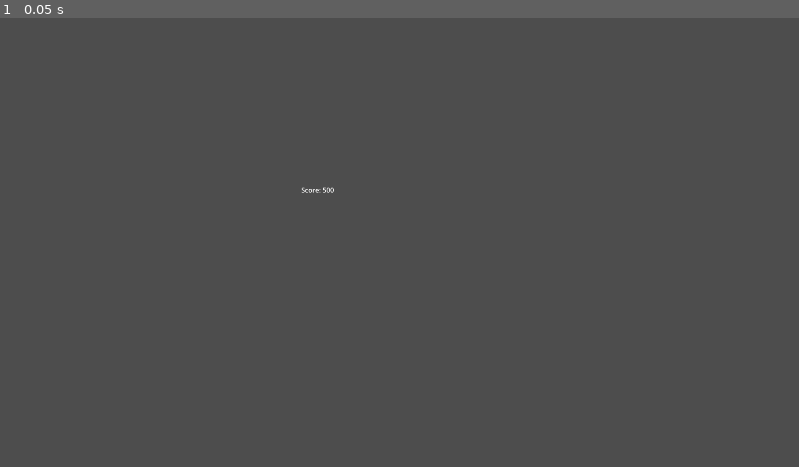
Above: before the commit, frame 1.
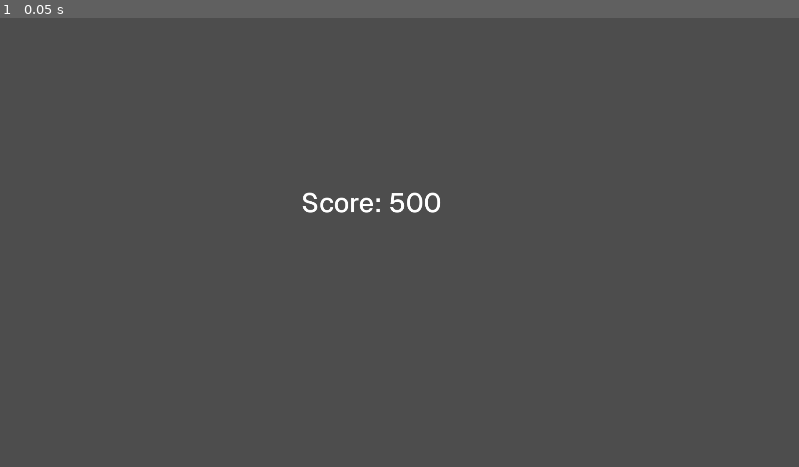
Above: after the commit, the same moment.

Repository: Dexterminator/legend-trade-event-app
Game: Godot game, scene res://scenes/score_overlay/score_overlay.tscn
Two runs of this game, one before a commit and one after it. Both use one fixed random seed, a clock stepped at 60 frames per second and the inputs below. This scene is started directly instead of the project's main scene.
Inputs:
- Up to frame 1 (0.05 s): no input

The runs differ from the first frame. In frame 1, 0.3% of the frame differs, in the area x 37-56%, y 37-44%.

Commit message:
Add mock broadcast and improve build

Diff:
--- /dev/null
+++ b/client/assets/theme.tres
@@ -0,0 +1,7 @@
+[gd_resource type="Theme" format=3 uid="uid://mdn7ofcnq8dn"]
+
+[ext_resource type="FontFile" uid="uid://dpiudhqygu672" path="res://assets/Geist/static/Geist-Medium.ttf" id="1_5x3i2"]
+
+[resource]
+default_font = ExtResource("1_5x3i2")
+default_font_size = 64
--- /dev/null
+++ b/client/icon.svg
@@ -0,0 +1 @@
+<svg height="128" width="128" xmlns="http://www.w3.org/2000/svg"><rect x="2" y="2" width="124" height="124" rx="14" fill="#363d52" stroke="#212532" stroke-width="4"/><g transform="scale(.101) translate(122 122)"><g fill="#fff"><path d="M105 673v33q407 354 814 0v-33z"/><path d="m105 673 152 14q12 1 15 14l4 67 132 10 8-61q2-11 15-15h162q13 4 15 15l8 61 132-10 4-67q3-13 15-14l152-14V427q30-39 56-81-35-59-83-108-43 20-82 47-40-37-88-64 7-51 8-102-59-28-123-42-26 43-46 89-49-7-98 0-20-46-46-89-64 14-123 42 1 51 8 102-48 27-88 64-39-27-82-47-48 49-83 108 26 42 56 81zm0 33v39c0 276 813 276 814 0v-39l-134 12-5 69q-2 10-14 13l-162 11q-12 0-16-11l-10-65H446l-10 65q-4 11-16 11l-162-11q-12-3-14-13l-5-69z" fill="#478cbf"/><path d="M483 600c0 34 58 34 58 0v-86c0-34-58-34-58 0z"/><circle cx="725" cy="526" r="90"/><circle cx="299" cy="526" r="90"/></g><g fill="#414042"><circle cx="307" cy="532" r="60"/><circle cx="717" cy="532" r="60"/></g></g></svg>
--- a/client/scenes/main/main.gd
+++ b/client/scenes/main/main.gd
@@ -68,8 +68,8 @@
 			if kv.size() == 2 and kv[0] == "overlay":
 				key = kv[1].to_lower().strip_edges()
 				break
-
-	key = "standings"
+	else:
+		key = "standings"
 	if key in OVERLAYS:
 		add_child((OVERLAYS[key] as PackedScene).instantiate())
 
--- a/client/scenes/score_overlay/score_overlay.gd
+++ b/client/scenes/score_overlay/score_overlay.gd
@@ -1,7 +1,7 @@
 extends Node2D
 ## ScoreOverlay — displays the score text broadcast from the server.
 
-@onready var label: Label = $Label
+@onready var label: Label = $Control/Label
 
 
 func _ready() -> void:
--- a/client/scenes/score_overlay/score_overlay.tscn
+++ b/client/scenes/score_overlay/score_overlay.tscn
@@ -1,13 +1,22 @@
 [gd_scene format=3 uid="uid://d3score000001"]
 
-[ext_resource type="Script" uid="uid://cgoi35uwaqq57" path="res://scenes/score_overlay/score_overlay.gd" id="1_jgl57"]
+[ext_resource type="Script" uid="uid://cgoi35uwaqq57" path="res://scenes/score_overlay/score_overlay.gd" id="1_ei85i"]
+[ext_resource type="Theme" uid="uid://mdn7ofcnq8dn" path="res://assets/theme.tres" id="2_2yr8w"]
 
 [node name="ScoreOverlay" type="Node2D" unique_id=1788220040]
-script = ExtResource("1_jgl57")
+script = ExtResource("1_ei85i")
 
-[node name="Label" type="Label" parent="." unique_id=844801848]
+[node name="Control" type="Control" parent="." unique_id=376239971]
+layout_mode = 3
+anchors_preset = 0
+offset_right = 40.0
+offset_bottom = 40.0
+theme = ExtResource("2_2yr8w")
+
+[node name="Label" type="Label" parent="Control" unique_id=844801848]
+layout_mode = 0
 offset_left = 724.0
 offset_top = 402.0
-offset_right = 803.0
-offset_bottom = 425.0
+offset_right = 1061.0
+offset_bottom = 486.0
 text = "Score: 500"
--- a/client/scenes/standings_overlay/standings_overlay.gd
+++ b/client/scenes/standings_overlay/standings_overlay.gd
@@ -1,12 +1,22 @@
 extends Node2D
 ## StandingsOverlay — displays the standings text broadcast from the server.
 
-@onready var label: Label = $Label
-
+@onready var label: Label = $Control/Label
+@onready var particles: CPUParticles2D = $CPUParticles2D
 
 func _ready() -> void:
 	SignalBus.standings_updated.connect(_on_standings_updated)
 
-
 func _on_standings_updated(text: String) -> void:
+	var t: Tween = create_tween()
+	t.set_ease(Tween.EASE_IN_OUT).set_trans(Tween.TRANS_CUBIC)
+	t.tween_property(label, "modulate:a", 0.0, 0.5)
+	t.parallel().tween_property(label, "position:y", 30, 0.5).as_relative()
+	await t.finished
 	label.text = text
+	var t2: Tween = create_tween()
+	t2.set_ease(Tween.EASE_IN_OUT).set_trans(Tween.TRANS_CUBIC)
+	t2.tween_property(label, "modulate:a", 1.0, 0.5)
+	t2.parallel().tween_property(label, "position:y", -30, 0.5).as_relative()
+	await t2.finished
+	particles.emitting = true
--- a/client/scenes/standings_overlay/standings_overlay.tscn
+++ b/client/scenes/standings_overlay/standings_overlay.tscn
@@ -1,13 +1,46 @@
 [gd_scene format=3 uid="uid://c11eh0glvx0to"]
 
-[ext_resource type="Script" uid="uid://c3udkhtkxrs58" path="res://scenes/standings_overlay/standings_overlay.gd" id="1_eht6d"]
+[ext_resource type="Script" uid="uid://c3udkhtkxrs58" path="res://scenes/standings_overlay/standings_overlay.gd" id="1_ecs45"]
+[ext_resource type="Theme" uid="uid://mdn7ofcnq8dn" path="res://assets/theme.tres" id="2_ldnha"]
+
+[sub_resource type="Curve" id="Curve_ldnha"]
+_data = [Vector2(0, 0), 0.0, 0.0, 0, 0, Vector2(0.33928573, 1), 0.007439866, 0.007439866, 0, 0, Vector2(0.7168367, 1), 0.0, 0.0, 0, 0, Vector2(1, 0), 0.0, 0.0, 0, 0]
+point_count = 4
+
+[sub_resource type="Gradient" id="Gradient_ldnha"]
+colors = PackedColorArray(0, 0.3476059, 0.73542976, 1, 1, 1, 1, 1)
 
 [node name="StandingsOverlay" type="Node2D" unique_id=1265137379]
-script = ExtResource("1_eht6d")
+script = ExtResource("1_ecs45")
 
-[node name="Label" type="Label" parent="." unique_id=1870406394]
-offset_left = 136.0
-offset_top = 340.0
-offset_right = 217.0
-offset_bottom = 363.0
-text = "Standings:"
+[node name="Control" type="Control" parent="." unique_id=1168650952]
+layout_mode = 3
+anchors_preset = 0
+offset_right = 40.0
+offset_bottom = 40.0
+theme = ExtResource("2_ldnha")
+
+[node name="Label" type="Label" parent="Control" unique_id=1870406394]
+layout_mode = 0
+offset_left = 794.0
+offset_top = 243.0
+offset_right = 920.0
+offset_bottom = 410.0
+theme_override_font_sizes/font_size = 128
+
+[node name="CPUParticles2D" type="CPUParticles2D" parent="." unique_id=522469242]
+position = Vector2(902, 439)
+emitting = false
+amount = 20
+lifetime = 1.4000000000000001
+one_shot = true
+speed_scale = 1.2
+explosiveness = 0.8
+direction = Vector2(0, -1)
+initial_velocity_min = 200.0
+initial_velocity_max = 800.0
+scale_amount_min = 0.5
+scale_amount_max = 30.0
+scale_amount_curve = SubResource("Curve_ldnha")
+color = Color(0.94643027, 0.00076508644, 0.951647, 1)
+color_ramp = SubResource("Gradient_ldnha")
--- a/client/scenes/ticker_overlay/ticker_overlay.gd
+++ b/client/scenes/ticker_overlay/ticker_overlay.gd
@@ -1,7 +1,7 @@
 extends Node2D
 ## TickerOverlay — displays the ticker text broadcast from the server.
 
-@onready var label: Label = $Label
+@onready var label: Label = $Control/Label
 
 
 func _ready() -> void:
--- a/client/scenes/ticker_overlay/ticker_overlay.tscn
+++ b/client/scenes/ticker_overlay/ticker_overlay.tscn
@@ -1,11 +1,20 @@
 [gd_scene format=3 uid="uid://bafmqihjgs5aa"]
 
-[ext_resource type="Script" uid="uid://b7l6pirberid7" path="res://scenes/ticker_overlay/ticker_overlay.gd" id="1_b6r1e"]
+[ext_resource type="Script" uid="uid://b7l6pirberid7" path="res://scenes/ticker_overlay/ticker_overlay.gd" id="1_2orba"]
+[ext_resource type="Theme" uid="uid://mdn7ofcnq8dn" path="res://assets/theme.tres" id="2_ctxvd"]
 
 [node name="TickerOverlay" type="Node2D" unique_id=19481219]
-script = ExtResource("1_b6r1e")
+script = ExtResource("1_2orba")
 
-[node name="Label" type="Label" parent="." unique_id=7957304]
+[node name="Control" type="Control" parent="." unique_id=718389016]
+layout_mode = 3
+anchors_preset = 0
+offset_right = 40.0
+offset_bottom = 40.0
+theme = ExtResource("2_ctxvd")
+
+[node name="Label" type="Label" parent="Control" unique_id=7957304]
+layout_mode = 0
 offset_left = 1494.0
 offset_top = 252.0
 offset_right = 1541.0
Binary file added: client/assets/Geist/Geist-VariableFont_wght.ttf
Not shown, added: client/assets/Geist/OFL.txt
Not shown, added: client/assets/Geist/README.txt
Binary file added: client/assets/Geist/static/Geist-Black.ttf
Binary file added: client/assets/Geist/static/Geist-Bold.ttf
Binary file added: client/assets/Geist/static/Geist-ExtraBold.ttf
Binary file added: client/assets/Geist/static/Geist-ExtraLight.ttf
Binary file added: client/assets/Geist/static/Geist-Light.ttf
Binary file added: client/assets/Geist/static/Geist-Medium.ttf
Binary file added: client/assets/Geist/static/Geist-Regular.ttf
Binary file added: client/assets/Geist/static/Geist-SemiBold.ttf
Binary file added: client/assets/Geist/static/Geist-Thin.ttf
(and 9 more such lines)
